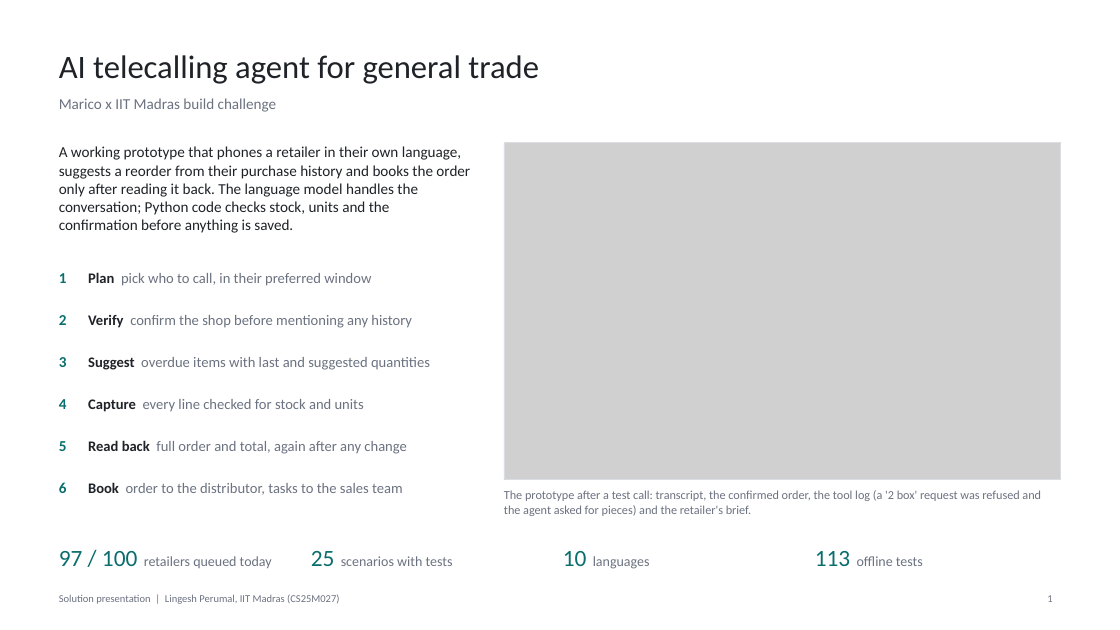
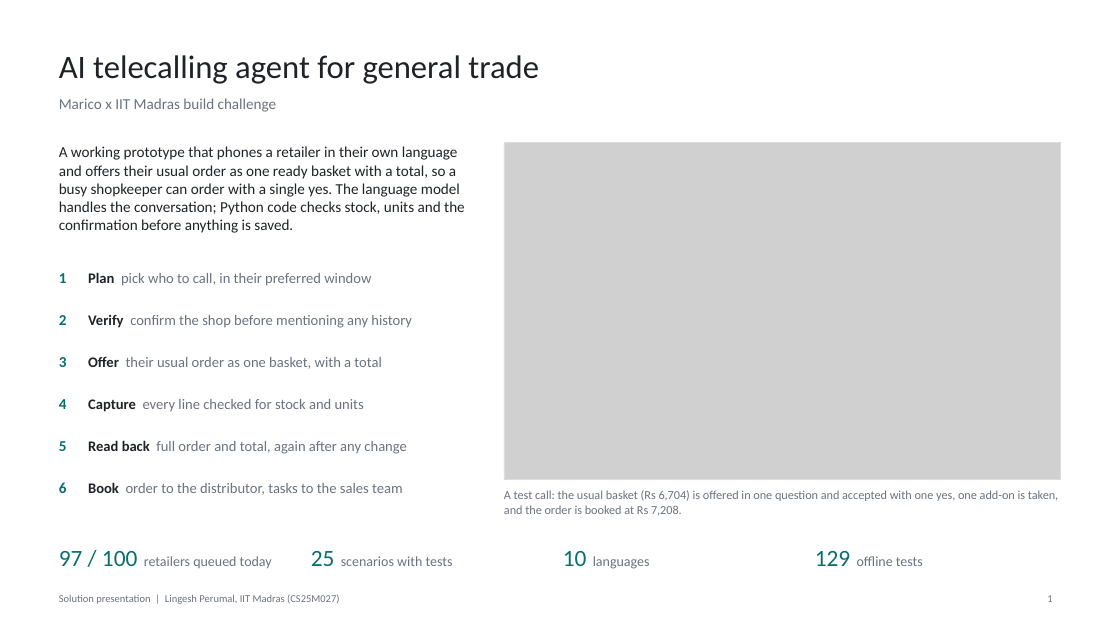
Before and after one commit to lingesh255/gt-voice, a slide deck: slide 1 of docs/solution-presentation.pptx. Drawn at 1120x630 pixels with LibreOffice and Linux fonts; fonts in the diff are those of the drawing; grey boxes stand for pictures. Boxes give left, top, right and bottom in pixels: in the first picture for what was removed or moved away, otherwise in the second. Text is boxed around its words. In the diff, an @@ line names an element or a change of style, - is before the commit and + after.

```diff
--- a/docs/solution-presentation.pptx
+++ b/docs/solution-presentation.pptx
@@ text at (59,146,465,233): text changed @@
-A working prototype that phones a retailer in their own language, suggests a reorder from their purchase history and books the order only after reading it back. The language model handles the conversation; Python code checks stock, units and the confirmation before anything is saved.
+A working prototype that phones a retailer in their own language and offers their usual order as one ready basket with a total, so a busy shopkeeper can order with a single yes. The language model handles the conversation; Python code checks stock, units and the confirmation before anything is saved.
@@ text at (88,356,381,368): text changed @@
-Suggest overdue items with last and suggested quantities
+Offer their usual order as one basket, with a total
@@ text at (504,490,1058,515): text changed @@
-The prototype after a test call: transcript, the confirmed order, the tool log (a '2 box' request was refused and the agent asked for pieces) and the retailer's brief.
+A test call: the usual basket (Rs 6,704) is offered in one question and accepted with one yes, one add-on is taken, and the order is booked at Rs 7,208.
@@ text at (815,551,923,566): text changed @@
-113 offline tests
+129 offline tests
```
Also in this commit, not shown: 2 other slides changed, 15 other files.
